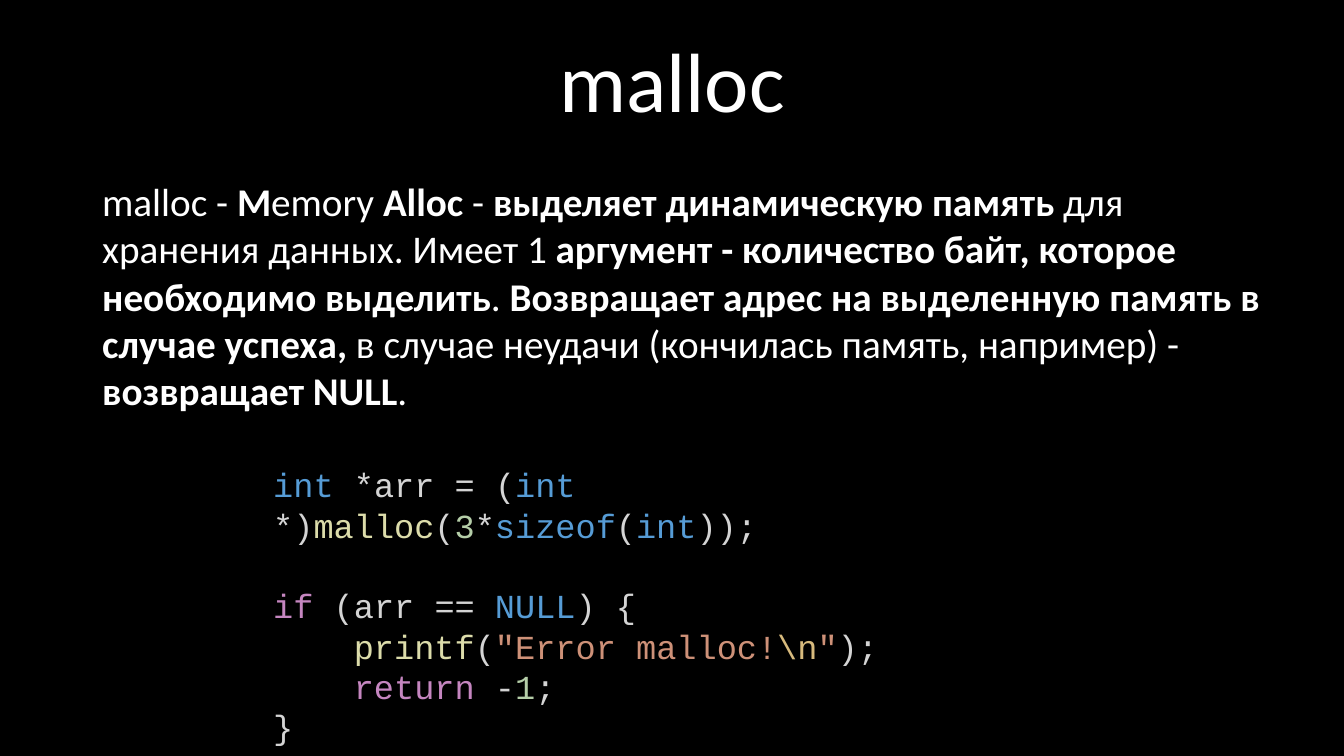
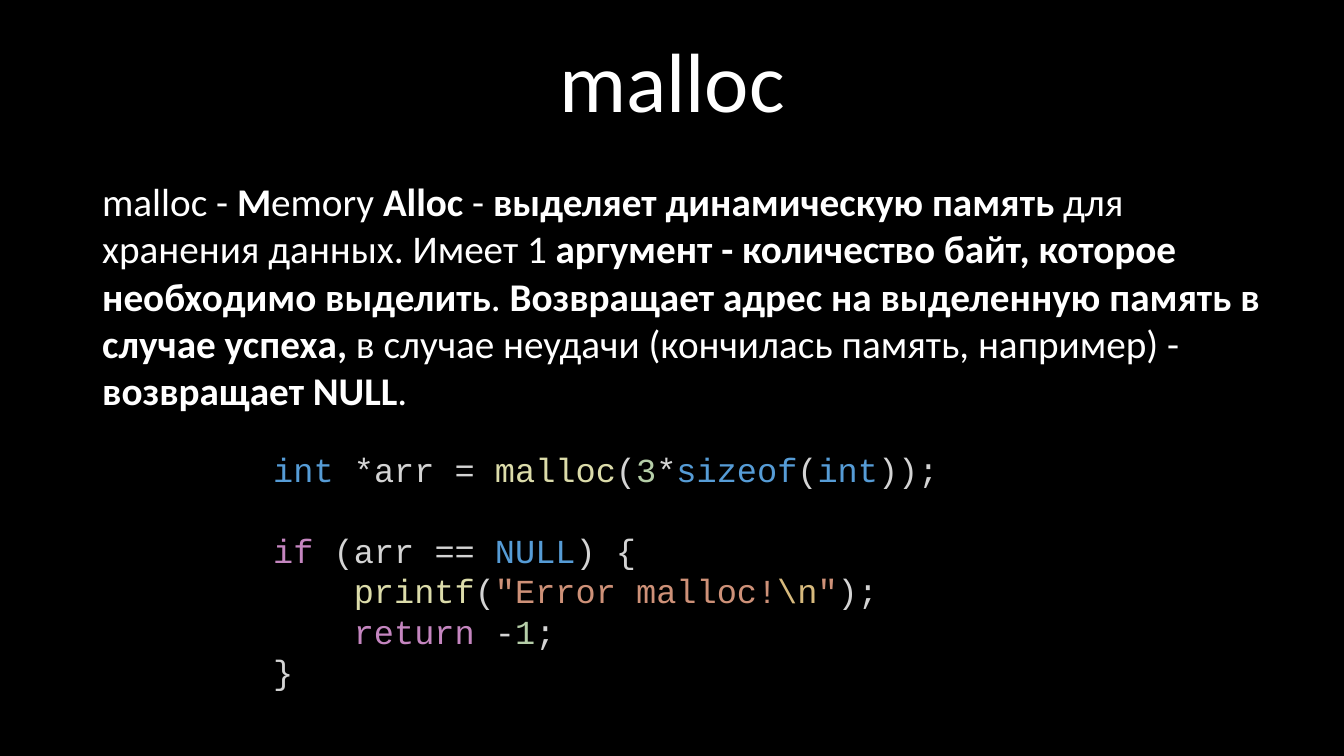
Before and after one commit to kruffka/C-Programming, a slide deck: slide 27 of 6_pointers/6_pointers.pptx. Drawn at 1344x756 pixels with LibreOffice and Linux fonts; fonts in the diff are those of the drawing. Boxes give left, top, right and bottom in pixels: in the first picture for what was removed or moved away, otherwise in the second. Text is boxed around its words. In the diff, an @@ line names an element or a change of style, - is before the commit and + after.

```diff
--- a/6_pointers/6_pointers.pptx
+++ b/6_pointers/6_pointers.pptx
@@ text "int *arr = malloc(3*sizeof(int));": place and size @@
-text "int *arr = malloc(3*sizeof(int));" at [273,473,878,705]
+text "int *arr = malloc(3*sizeof(int));" at [273,458,939,650]
@@ text at [273,458,939,489]: text changed @@
-int *arr = (int *)malloc(3*sizeof(int));
+int *arr = malloc(3*sizeof(int));
```
Also in this commit, not shown: 12 other slides changed, 15 slides added, 2 slides removed, 18 other files.
